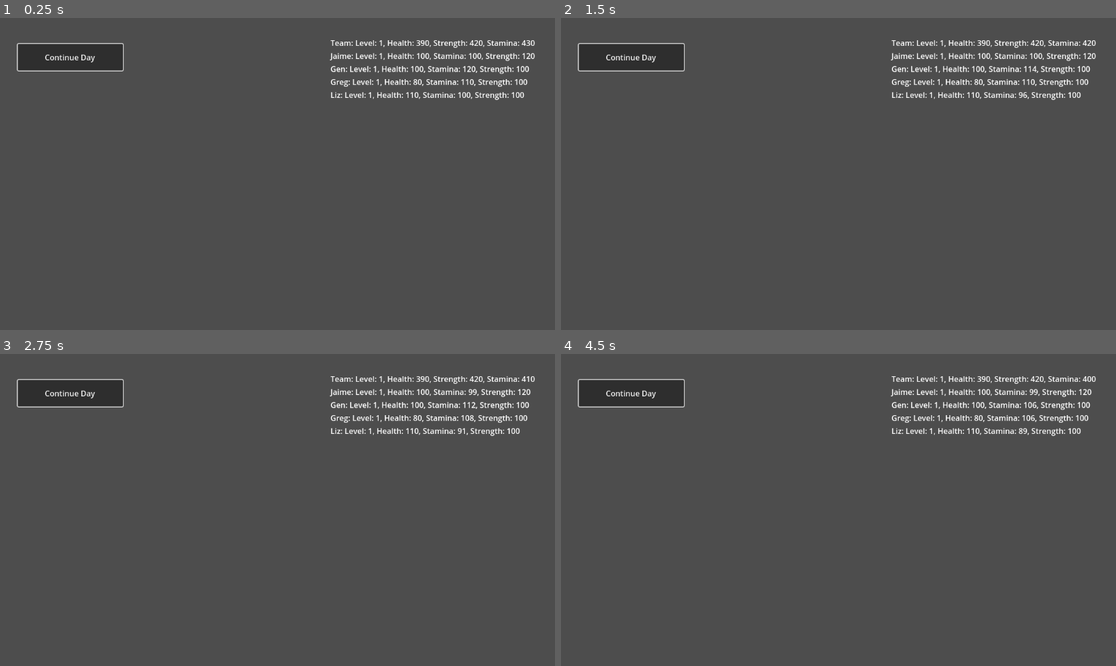
Above: before the commit, frames 1-4 (two rows, left to right).
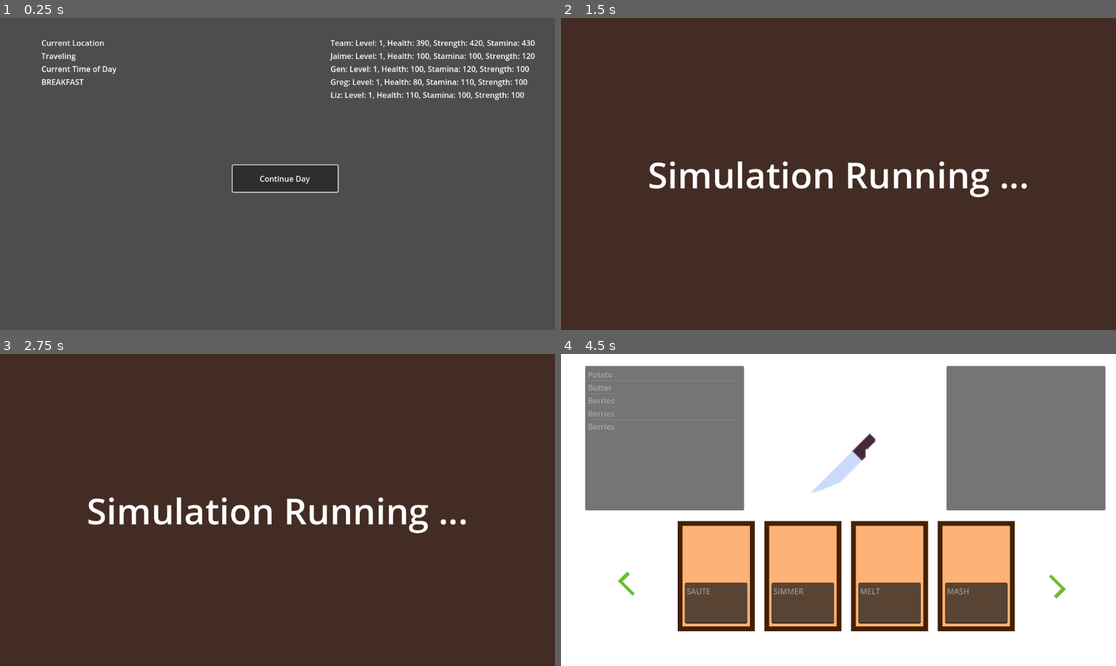
Above: after the commit, the same moments.

Repository: donnell74/Game-Off-2024
Game: Godot game, scene res://main.tscn
Two runs of this game, one before a commit and one after it. Both use one fixed random seed, a clock stepped at 60 frames per second and the inputs below.
Inputs (mouse positions are in pixels of both pictures, inside the frame that each line leads up to):
- Up to frame 1 (0.25 s): no input
- Up to frame 2 (1.5 s): click "Continue Day" at 0.5 s; tap Enter (ui_accept) at 1.25 s; move the mouse to (960, 158) at 1.27 s; hold D (Pan Right) from 1.28 s (still down); hold Tab (Navigate To Next Page) from 1.28 s (still down); click (960, 158) at 1.42 s
- Up to frame 3 (2.75 s): tap Enter (ui_accept) at 1.52 s; release D (Pan Right) at 2 s; release Tab (Navigate To Next Page) at 2 s; click "Continue Day" at 2 s
- Up to frame 4 (4.5 s): tap Enter (ui_accept) at 2.75, 3.02, 3.5 s; move the mouse to (727, 525) at 2.77 s; hold S (Pan Down) 2.78-3.53 s; tap Q (Navigate to Last Page) at 2.85 s; move the mouse to (894, 441) at 3.52 s; hold D (Pan Right) 3.53-4.28 s; hold C (Toggle Cooking) 3.53-4.28 s; move the mouse to (810, 572) at 4.27 s; hold W (Pan Up) from 4.28 s (still down); tap Tab (Navigate To Next Page) at 4.35 s; click (810, 572) at 4.42 s

The runs differ from the first frame. In frame 1, 3.6% of the frame differs, in the area x 3-62%, y 7-57%; in frame 2, 98%; in frame 3, 98%; in frame 4, 99%, in the area x 0-100%, y 0-100%.
Error in both runs: Out of bounds get index '7' (on base: 'Array') (res://Locations/location.gd:31)

Commit message:
Add simulation bg and add location data to campfire

Diff:
--- a/Campfire/campfire.gd
+++ b/Campfire/campfire.gd
@@ -15,6 +15,12 @@
 		UiEvents.UiScene.CAMPFIRE:
 			visible = true
 			$ContinueDayButton.grab_focus()
+			var locationNode = $"/root/Location"
+			if locationNode:
+				%LocationInfo.text = locationNode.location.description
+				%TimeOfDayInfo.text = Location.TimeOfDay.keys()[locationNode.location.currentTimeOfDay]
+			else:
+				%TimeOfDayInfo.text = Location.TimeOfDay.keys()[Location.TimeOfDay.BREAKFAST]
 		UiEvents.UiScene.INVENTORY:
 			pass # overlay, do nothing
 		_:
--- a/Campfire/campfire.tscn
+++ b/Campfire/campfire.tscn
@@ -6,10 +6,17 @@
 script = ExtResource("1_ip6u0")
 
 [node name="ContinueDayButton" type="Button" parent="."]
-offset_left = 37.0
-offset_top = 54.0
-offset_right = 255.0
-offset_bottom = 109.0
+anchors_preset = 8
+anchor_left = 0.5
+anchor_top = 0.5
+anchor_right = 0.5
+anchor_bottom = 0.5
+offset_left = 483.0
+offset_top = 306.0
+offset_right = 701.0
+offset_bottom = 361.0
+grow_horizontal = 2
+grow_vertical = 2
 text = "Continue Day"
 
 [node name="PartyStatsGrid" type="GridContainer" parent="."]
@@ -23,4 +30,27 @@
 layout_mode = 2
 text = "TeamPartyInfo"
 
+[node name="LocationGrid" type="GridContainer" parent="."]
+offset_left = 86.0
+offset_top = 40.0
+offset_right = 221.0
+offset_bottom = 90.0
+
+[node name="LocationLabel" type="Label" parent="LocationGrid"]
+layout_mode = 2
+text = "Current Location"
+
+[node name="LocationInfo" type="Label" parent="LocationGrid"]
+unique_name_in_owner = true
+layout_mode = 2
+text = "Traveling"
+
+[node name="TimeOfDayLabel" type="Label" parent="LocationGrid"]
+layout_mode = 2
+text = "Current Time of Day"
+
+[node name="TimeOfDayInfo" type="Label" parent="LocationGrid"]
+unique_name_in_owner = true
+layout_mode = 2
+
 [connection signal="pressed" from="ContinueDayButton" to="." method="_on_continue_day_button_pressed"]
--- a/Locations/location.tscn
+++ b/Locations/location.tscn
@@ -10,6 +10,30 @@
 [node name="CanvasLayer" type="CanvasLayer" parent="."]
 unique_name_in_owner = true
 
+[node name="ColorRect" type="ColorRect" parent="CanvasLayer"]
+anchors_preset = 15
+anchor_right = 1.0
+anchor_bottom = 1.0
+grow_horizontal = 2
+grow_vertical = 2
+color = Color(0.257177, 0.171193, 0.136212, 1)
+
+[node name="SimulationRunningLabel" type="Label" parent="CanvasLayer"]
+unique_name_in_owner = true
+anchors_preset = 8
+anchor_left = 0.5
+anchor_top = 0.5
+anchor_right = 0.5
+anchor_bottom = 0.5
+offset_left = -396.0
+offset_top = -51.5
+offset_right = 396.0
+offset_bottom = 51.5
+grow_horizontal = 2
+grow_vertical = 2
+theme_override_font_sizes/font_size = 75
+text = "Simulation Running ..."
+
 [node name="Background" type="TextureRect" parent="CanvasLayer"]
 unique_name_in_owner = true
 offset_right = 1150.0
--- a/Locations/location_controller.gd
+++ b/Locations/location_controller.gd
@@ -41,7 +41,7 @@
 	location.simulate()
 	print("Party stats at end of activity: %s" % location.description)
 	print(PartyController)
-	$Timer.start(1)
+	$Timer.start(2)
 
 func _on_timer_timeout() -> void:
 	UiEvents.active_ui_changed.emit(UiEvents.UiScene.CAMPFIRE)
Binary file added: Locations/Assets/simulation_background.aseprite
